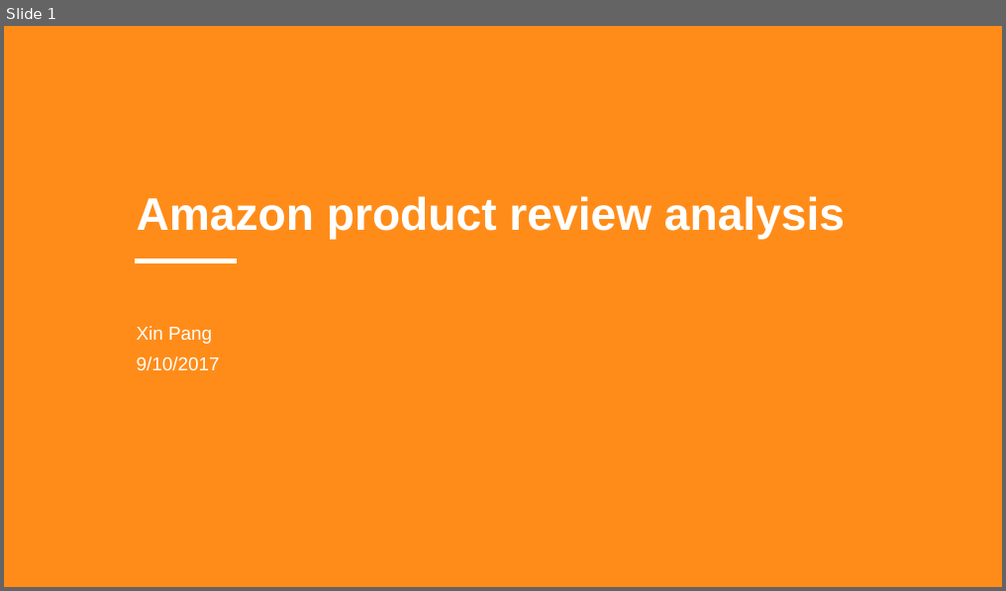
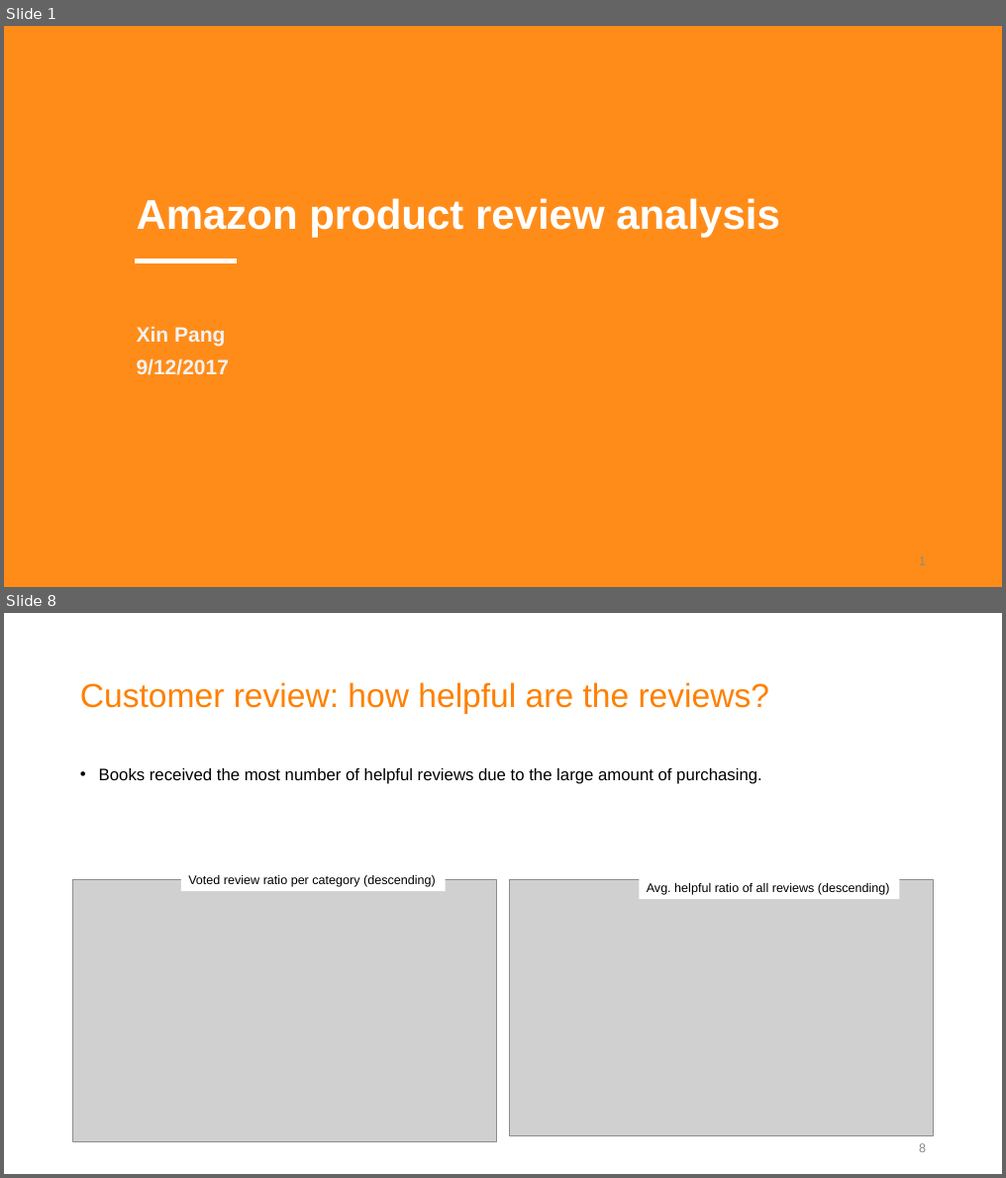
Before and after one commit to joyceXD/product-review, a slide deck: presentation/Product review analysis.pptx. Shown one above the other, each under a label of ours: slide 1 before the commit, slides 1 and 8 after it; the slides between them are not shown. The pictures are 1006x591 and 1006x1178 pixels, drawn with LibreOffice and Linux fonts; fonts in the diff are those of the drawing; grey boxes stand for pictures. Boxes give left, top, right and bottom in pixels: in the first picture for what was removed or moved away, otherwise in the second. Text is boxed around its words. In the diff, an @@ line names an element or a change of style, - is before the commit and + after.

```diff
--- a/presentation/Product review analysis.pptx
+++ b/presentation/Product review analysis.pptx
@@ slide 8 added at [4, 613, 1002, 1174], background #FFFFFF @@
@@ title added at [80, 682, 770, 714], 32 pt, text #FF8000 @@
+Customer review: how helpful are the reviews?
@@ text added at [99, 768, 762, 784], 16 pt, text #000000 @@
+• Books received the most number of helpful reviews due to the large amount of purchasing.
@@ picture added at [73, 879, 497, 1142] @@
@@ rectangle added at [181, 869, 446, 891], fill #FFFFFF, 12 pt, text #000000 @@
+Voted review ratio per category (descending)
@@ picture added at [509, 879, 934, 1137] @@
@@ rectangle added at [639, 876, 899, 899], fill #FFFFFF, 12 pt, text #000000 @@
+Avg. helpful ratio of all reviews (descending)
@@ page number added at [919, 1144, 926, 1153], 12 pt, text #8C8C8C @@
+8
@@ slide 1 changed as well @@
@@ title "Amazon product review analysis" at [137, 198, 780, 237]: size 44 to 40 pt @@
@@ subtitle at [137, 326, 225, 347]: size 18 to 20 pt, text colour #FFFFFF to #F2F2F2, bold on in "Xin Pang" @@
@@ subtitle at [137, 359, 229, 375]: text changed; size 18 to 20 pt; text colour #FFFFFF to #F2F2F2; bold on @@
-9/10/2017
+9/12/2017
@@ page number added at [919, 557, 926, 566], 12 pt, text #8C8C8C @@
+1
```
Also in this commit, not shown: 4 other slides changed, 7 other slides added, 2 slides removed, 10 other files.
